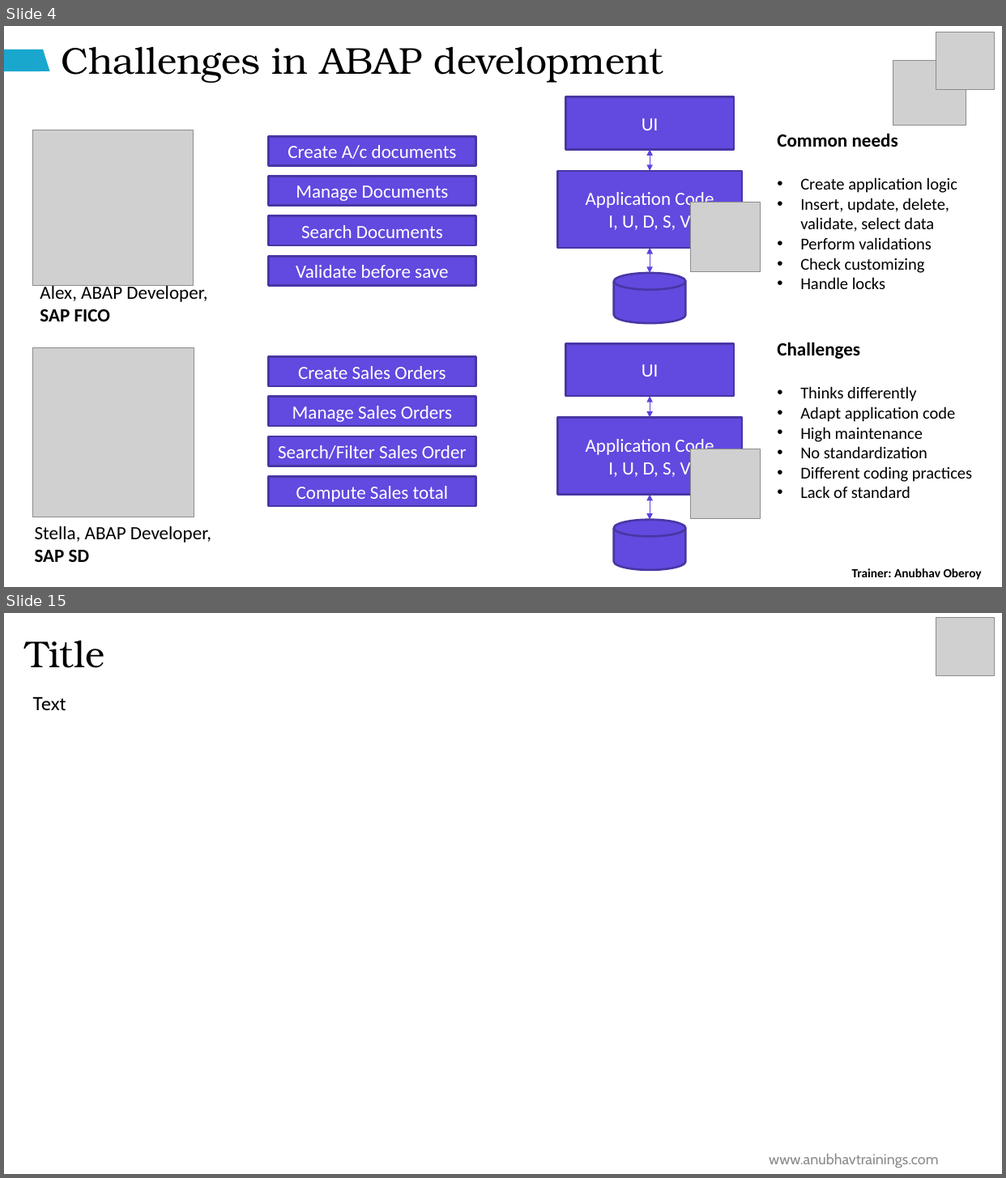
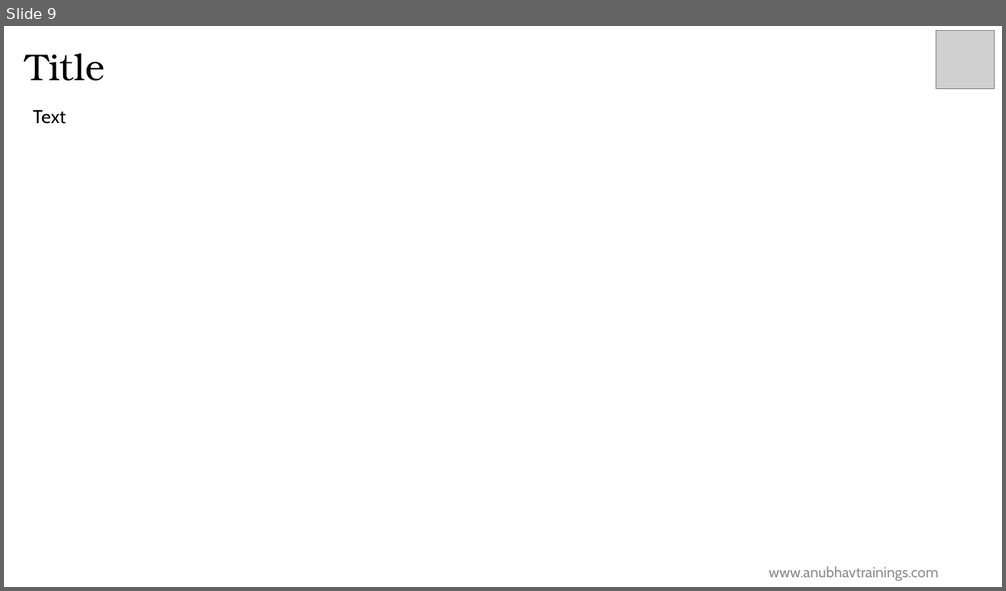
Before and after one commit to soyuztechnologies/HPC_AOH_SAC, a slide deck: Day 6/Day 6.pptx. Shown one above the other, each under a label of ours: slides 4 and 15 before the commit, slide 9 after it; the slides between them are not shown. The pictures are 1006x1178 and 1006x591 pixels, drawn with LibreOffice and Linux fonts; fonts in the diff are those of the drawing; grey boxes stand for pictures; background and template pictures are left out. Boxes give left, top, right and bottom in pixels: in the first picture for what was removed or moved away, otherwise in the second. Text is boxed around its words. In the diff, an @@ line names an element or a change of style, - is before the commit and + after.

Commit message:
Auto bot updater CDS SAC Course

```diff
--- a/Day 6/Day 6.pptx
+++ b/Day 6/Day 6.pptx
@@ slide 4 removed at bbox=[4, 26, 1002, 587], background #FFFFFF @@
@@ freeform shape removed at bbox=[4, 49, 49, 71] @@
@@ text removed at bbox=[61, 47, 664, 83] @@
-Challenges in ABAP development
@@ picture removed at bbox=[936, 32, 994, 90] @@
@@ picture removed at bbox=[893, 61, 966, 126] @@
@@ rectangle removed at bbox=[565, 97, 734, 149] @@
-UI
@@ picture removed at bbox=[32, 130, 193, 286] @@
@@ rectangle removed at bbox=[268, 137, 475, 166] @@
-Create A/c documents
@@ text removed at bbox=[777, 133, 957, 289] @@
-Common needs
-• Create application logic
-• Insert, update, delete, validate, select data
-• Perform validations
-• Check customizing
-• Handle locks
@@ rectangle removed at bbox=[557, 171, 741, 248] @@
-Application Code
-I, U, D, S, V
@@ double arrow removed from (650, 149) to (650, 171) @@
@@ rectangle removed at bbox=[268, 177, 475, 206] @@
-Manage Documents
@@ rectangle removed at bbox=[268, 216, 475, 246] @@
-Search Documents
@@ picture removed at bbox=[691, 203, 760, 272] @@
@@ rectangle removed at bbox=[268, 257, 475, 286] @@
-Validate before save
@@ double arrow removed from (650, 248) to (650, 273) @@
@@ text removed at bbox=[40, 284, 207, 322] @@
-Alex, ABAP Developer,
-SAP FICO
@@ cylinder removed at bbox=[613, 273, 685, 323] @@
@@ picture removed at bbox=[32, 348, 194, 518] @@
@@ rectangle removed at bbox=[268, 357, 475, 386] @@
-Create Sales Orders
@@ rectangle removed at bbox=[565, 344, 734, 396] @@
-UI
@@ text removed at bbox=[777, 342, 972, 498] @@
-Challenges
-• Thinks differently
-• Adapt application code
-• High maintenance
-• No standardization
-• Different coding practices
-• Lack of standard
@@ rectangle removed at bbox=[268, 396, 475, 426] @@
-Manage Sales Orders
@@ double arrow removed from (650, 396) to (650, 417) @@
@@ rectangle removed at bbox=[268, 437, 475, 466] @@
-Search/Filter Sales Order
@@ rectangle removed at bbox=[557, 417, 741, 495] @@
-Application Code
-I, U, D, S, V
@@ picture removed at bbox=[691, 450, 760, 519] @@
@@ rectangle removed at bbox=[268, 476, 475, 506] @@
-Compute Sales total
@@ double arrow removed from (650, 495) to (650, 520) @@
@@ text removed at bbox=[35, 527, 211, 562] @@
-Stella, ABAP Developer,
-SAP SD
@@ cylinder removed at bbox=[613, 520, 685, 570] @@
@@ text removed at bbox=[852, 569, 982, 580] @@
-Trainer: Anubhav Oberoy
@@ what was slide 15 is now slide 9 @@
```
Also in this commit, not shown: 1 slide changed, 7 slides added, 12 other slides removed, 12 other files.
